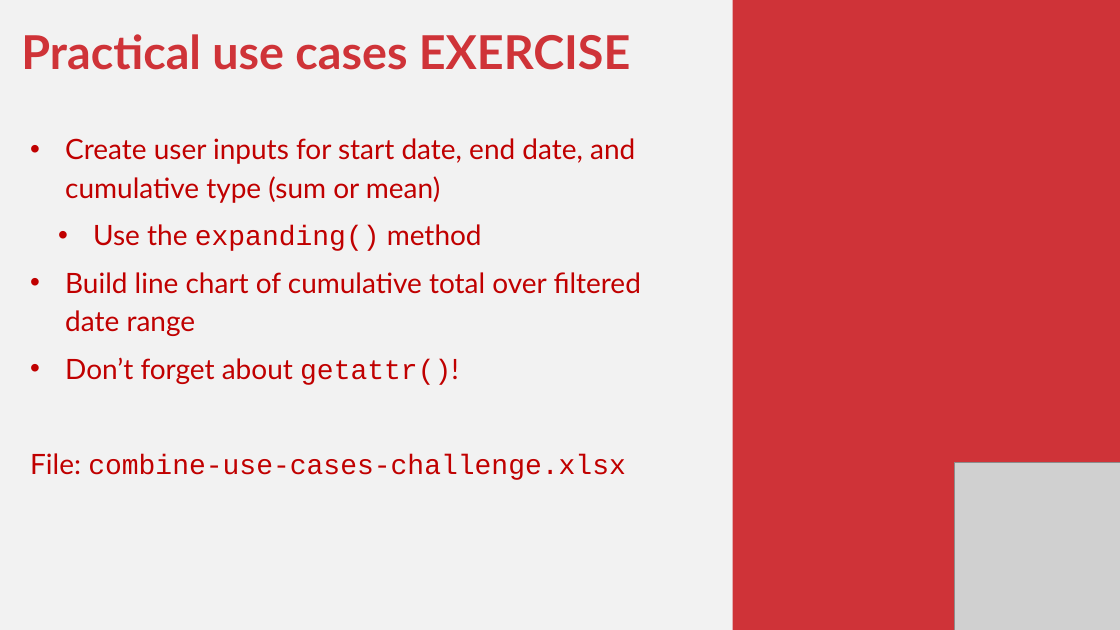
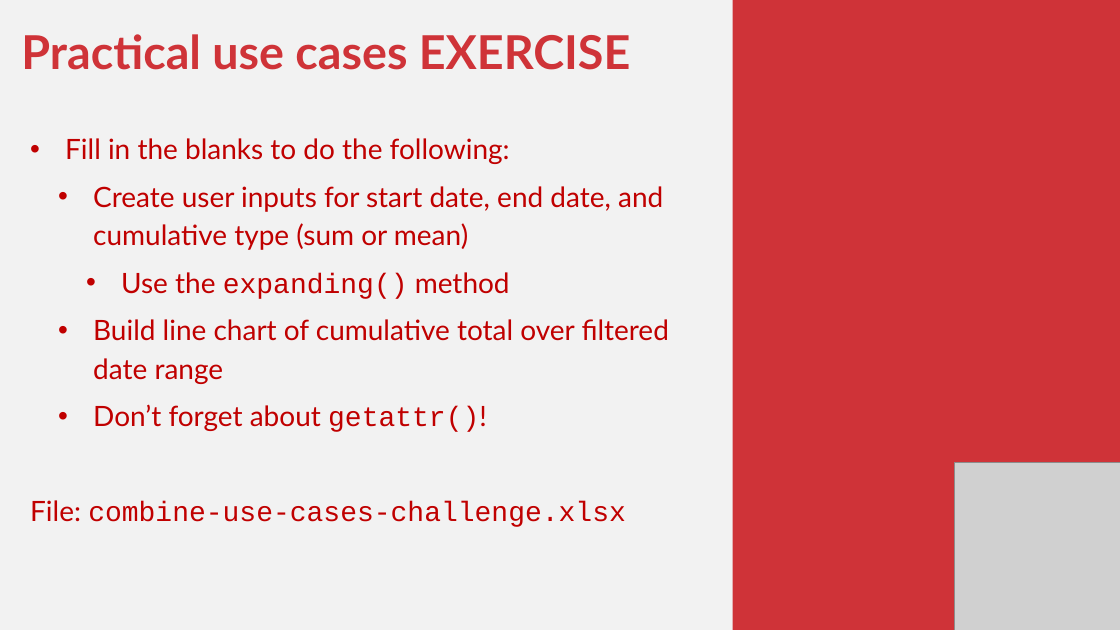
Before and after one commit to stringfestdata/global-excel-summit-python-in-excel-2025, a slide deck: slide 30 of python-in-excel-for-enhanced-data-analytics.pptx (slide 31 before the commit). Drawn at 1120x630 pixels with LibreOffice and Linux fonts; fonts in the diff are those of the drawing; grey boxes stand for pictures. Boxes give left, top, right and bottom in pixels: in the first picture for what was removed or moved away, otherwise in the second. Text is boxed around its words. In the diff, an @@ line names an element or a change of style, - is before the commit and + after.

```diff
--- a/python-in-excel-for-enhanced-data-analytics.pptx
+++ b/python-in-excel-for-enhanced-data-analytics.pptx
@@ text at (x1=65, y1=138, x2=510, y2=164): paragraph added @@
+• Fill in the blanks to do the following:
@@ text at (x1=93, y1=186, x2=669, y2=432): list level 1 to 2 in "Create user inputs for start ..."; list level 2 to 3 in "Use the expanding() method"; list level 1 to 2 in "Build line chart of cumulative ..."; list level 1 to 2 in "Don’t forget about getattr()!" @@
```
Also in this commit, not shown: 1 slide removed, 2 other files.
